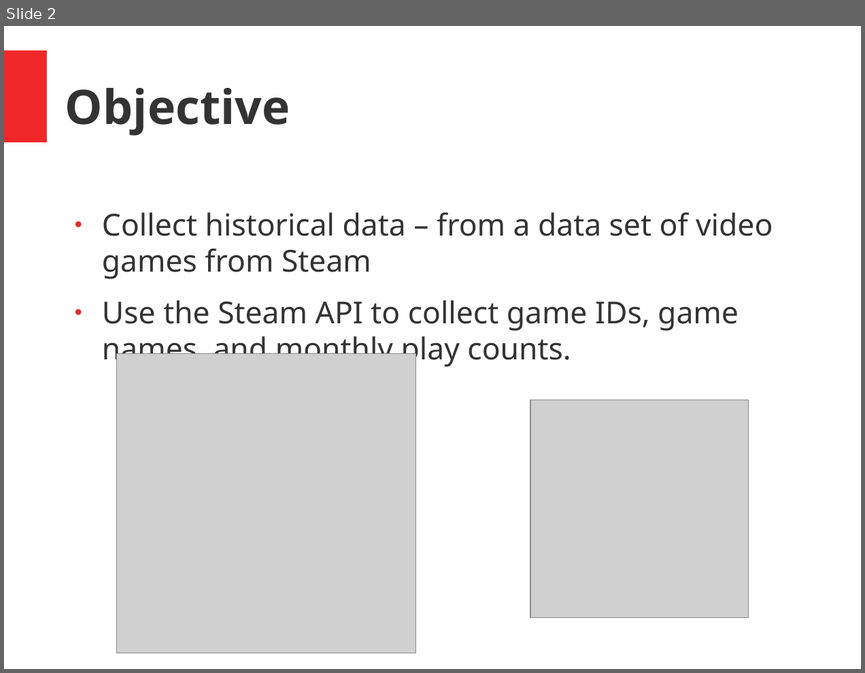
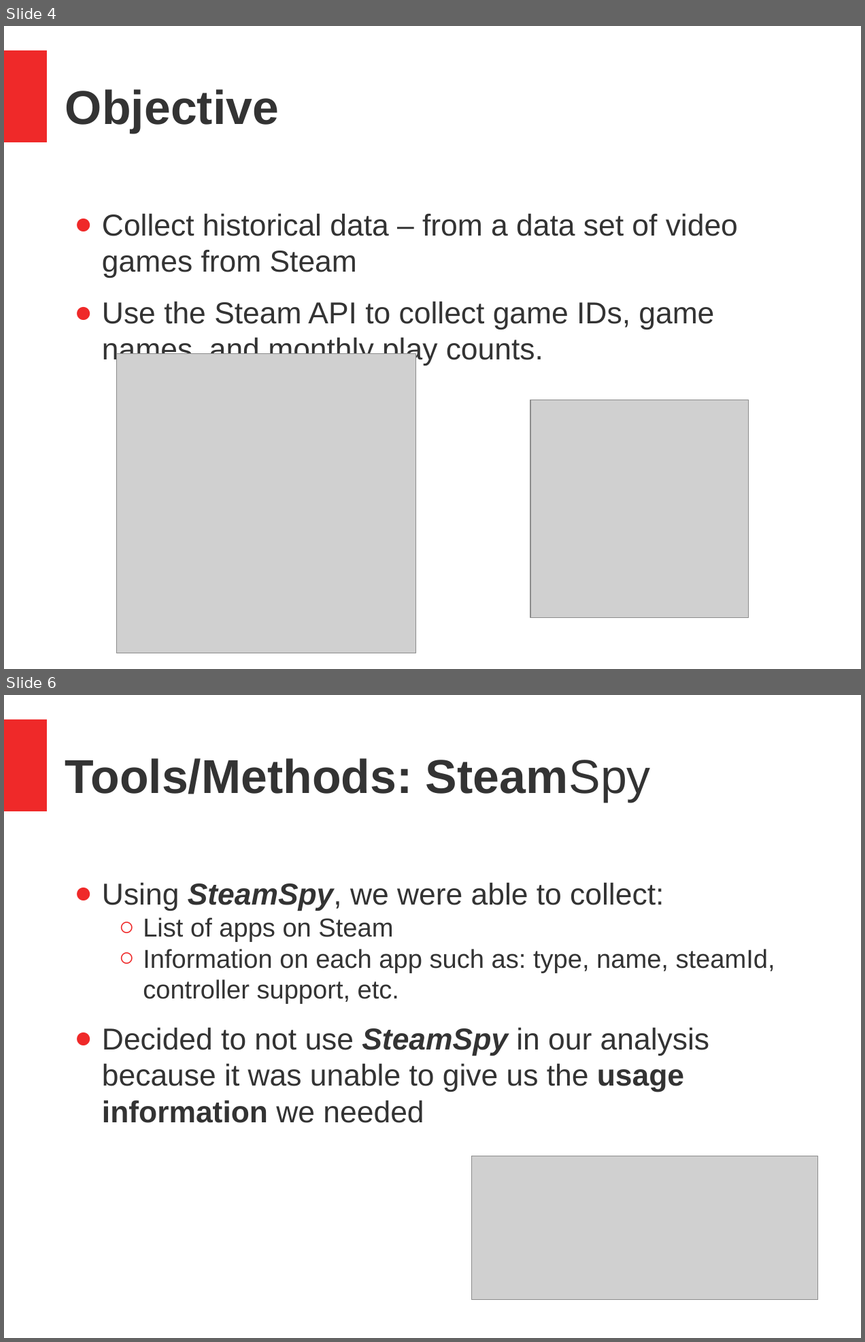
Before and after one commit to fdac21/VideoGame_Analysis, a slide deck: presentation.pptx. Shown one above the other, each under a label of ours: slide 2 before the commit, slides 4 and 6 after it; the slides between them are not shown. The pictures are 865x673 and 865x1342 pixels, drawn with LibreOffice and Linux fonts; fonts in the diff are those of the drawing; grey boxes stand for pictures. Boxes give left, top, right and bottom in pixels: in the first picture for what was removed or moved away, otherwise in the second. Text is boxed around its words. In the diff, an @@ line names an element or a change of style, - is before the commit and + after.

```diff
--- a/presentation.pptx
+++ b/presentation.pptx
@@ slide 6 added at box(4, 695, 861, 1338), background #FFFFFF; not listed: 1 template element that a slide beside it also shows @@
@@ text added at box(65, 758, 651, 802), 44 pt, text #333333, bold @@
+Tools/Methods: SteamSpy
@@ text added at box(102, 882, 775, 1123), 28 pt, text #333333 @@
+● Using SteamSpy, we were able to collect:
+  ○ List of apps on Steam
+  ○ Information on each app such as: type, name, steamId, controller support, etc.
+● Decided to not use SteamSpy in our analysis because it was unable to give us the usage information we needed
@@ picture added at box(472, 1156, 819, 1299) @@
@@ what was slide 2 is now slide 4 @@
@@ slide 4 changed as well @@
@@ text "Objective" at box(65, 89, 279, 133): font Noto Sans to Arial @@
@@ text "Collect historical data – from ..." at box(102, 213, 738, 366): font Noto Sans to Arial; less space between paragraphs @@
```
Also in this commit, not shown: 5 other slides changed, 8 other slides added, 5 slides removed.
